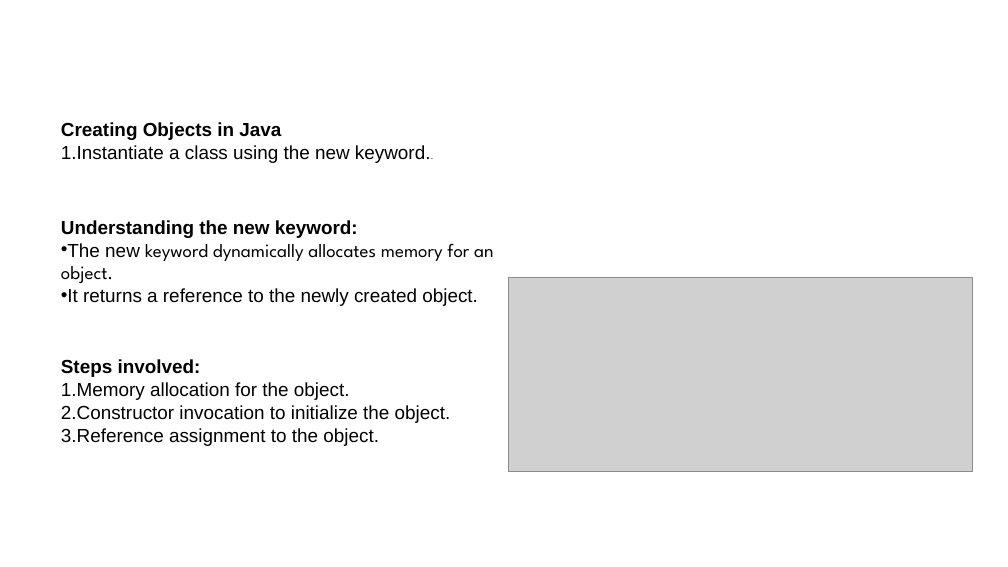
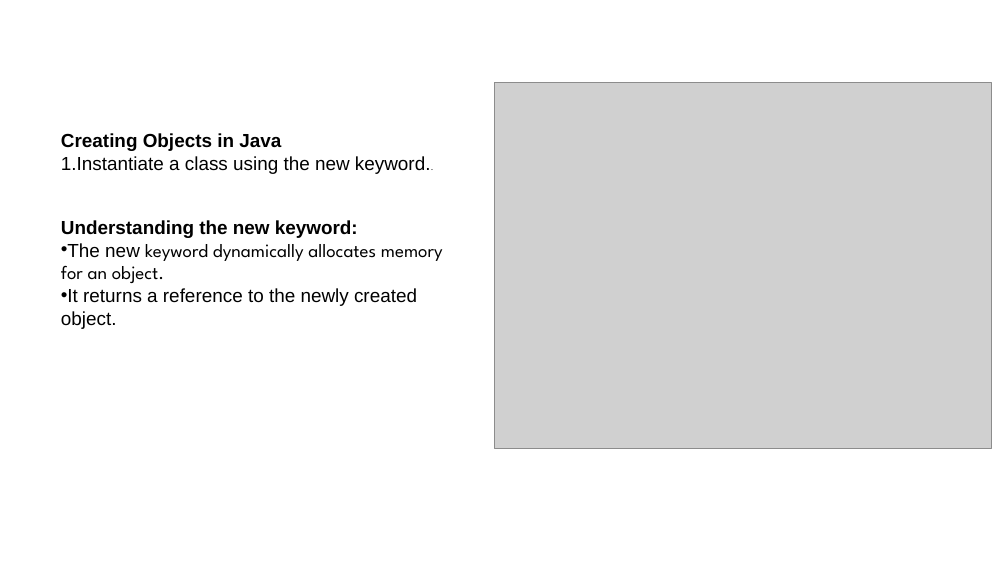
Before and after one commit to ashrafulparan2/SEU-Resources, a slide deck: slide 7 of CSE281/Lecture 2.pptx (slide 5 before the commit). Drawn at 1008x567 pixels with LibreOffice and Linux fonts; fonts in the diff are those of the drawing; grey boxes stand for pictures; background and template pictures are left out. Boxes give left, top, right and bottom in pixels: in the first picture for what was removed or moved away, otherwise in the second. Text is boxed around its words. In the diff, an @@ line names an element or a change of style, - is before the commit and + after.

Commit message:
update

```diff
--- a/CSE281/Lecture 2.pptx
+++ b/CSE281/Lecture 2.pptx
@@ picture added at (495, 82, 991, 448) @@
@@ text "Creating Objects in Java": place and size @@
-text "Creating Objects in Java" at (61, 122, 431, 163)
+text "Creating Objects in Java" at (61, 133, 431, 174)
@@ text "Understanding the new keyword:" rewrapped from (61, 220, 494, 306) to (61, 220, 443, 329) @@
@@ picture removed at (508, 278, 973, 473) @@
@@ text removed at (61, 359, 451, 446) @@
-Steps involved:
-1. Memory allocation for the object.
-2. Constructor invocation to initialize the object.
-3. Reference assignment to the object.
```
Also in this commit, not shown: 1 other slide changed, 5 slides added.
